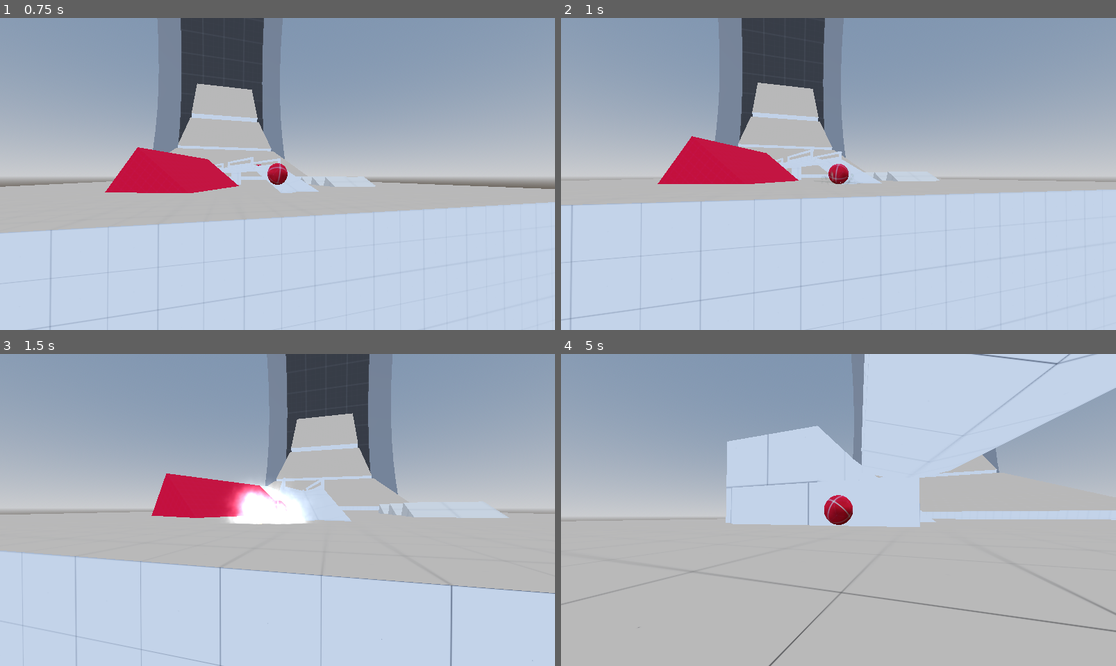
Above: before the commit, frames 1-4 (two rows, left to right).
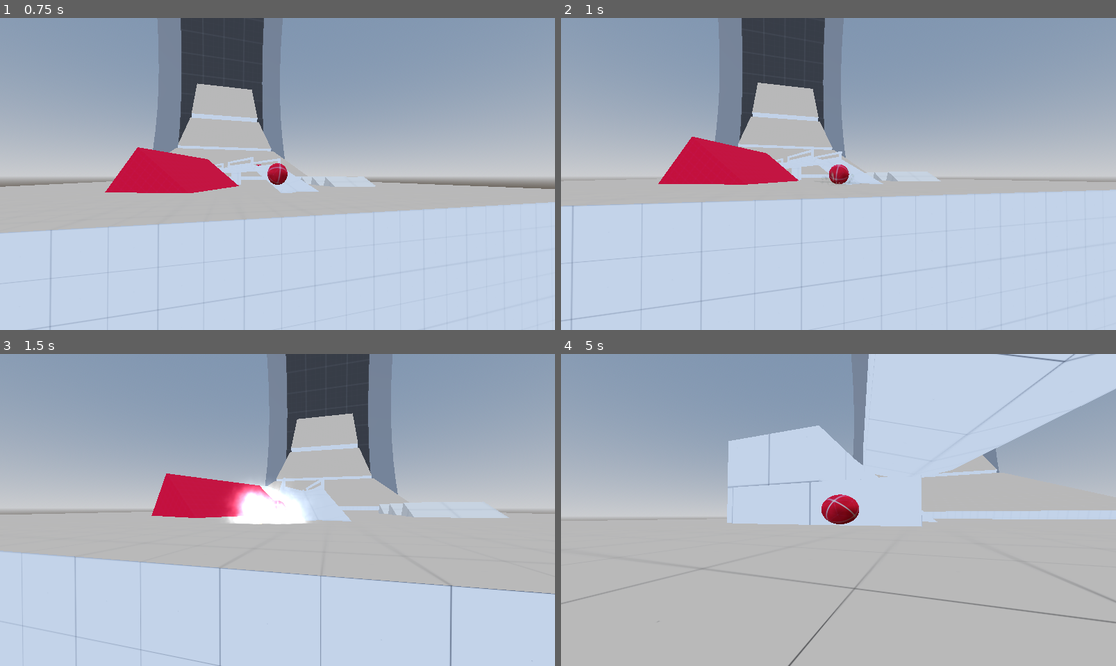
Above: after the commit, the same moments.

Repository: Bartticus/GMTK2025
Game: Godot game, scene res://Scenes/main/main.tscn
Two runs of this game, one before a commit and one after it. Both use one fixed random seed, a clock stepped at 60 frames per second and the inputs below.
Inputs (mouse positions are in pixels of both pictures, inside the frame that each line leads up to):
- Up to frame 1 (0.75 s): move the mouse to (305, 174) at 0.52 s; hold W (forward) from 0.53 s (still down); hold Space (drift) from 0.53 s (still down)
- Up to frame 2 (1 s): keep holding W (forward); keep holding Space (drift)
- Up to frame 3 (1.5 s): keep holding W (forward); move the mouse to (249, 510) at 1.27 s; release Space (drift) at 1.28 s; tap Mouse wheel down (wheel_down) at 1.35 s
- Up to frame 4 (5 s): keep holding W (forward); move the mouse to (849, 503) at 2.02 s; hold Mouse wheel up (wheel_up) 2.03-2.78 s; move the mouse to (832, 516) at 2.77 s; tap Space (drift) at 2.85 s; move the mouse to (877, 513) at 3.52 s; hold Mouse wheel down (wheel_down) 3.53-4.28 s; move the mouse to (794, 506) at 4.27 s; tap Mouse wheel up (wheel_up) at 4.35 s

Frame 1 is identical in both runs. In frame 2, 0.4% of the frame differs, in the area x 0-99%, y 5-100%; in frame 3, 0.4%; in frame 4, 2.0%, in the area x 0-100%, y 0-100%.

Commit message:
Squash on velocity change
Only triggers on changes in speed, not angle of movement

Diff:
--- a/Scenes/marble/visuals.gd
+++ b/Scenes/marble/visuals.gd
@@ -18,26 +18,31 @@
 @onready var squash_timer : float = 0.0
 @onready var squash_intensity : float = 0.0
 
+@onready var linear_velocity_lastframe : Vector3 = Vector3.ZERO
+
 func _ready() -> void:
 	top_level = true
 	impact_fx.top_level = true
 	impact_fx.visible = false
 
-func impact(intensity : float = 0.0, contact_position : Vector3 = Vector3.ZERO, normal : Vector3 = Vector3.ZERO)->void:#intensity is 0-1
+
+
+func impact(intensity : float = 0.0, contacted : bool = false, contact_position : Vector3 = Vector3.ZERO, normal : Vector3 = Vector3.ZERO)->void:#intensity is 0-1
 	squash_timer = squash_length
 	squash_intensity = lerpf(0.0, 1.5, intensity)
 
 	marble.camera.camera_shake = 1.0
-
-	var fx : Node3D = impact_fx.duplicate()
-	add_child(fx)
-	fx.visible = true
-	fx.global_position = contact_position
-	if not Vector3.UP.cross(-normal.normalized()).is_zero_approx():
-		fx.look_at(contact_position + normal)
-	fx.sprite.rotate_z(randf())
+	if contacted:
+		var fx : Node3D = impact_fx.duplicate()
+		add_child(fx)
+		fx.visible = true
+		fx.global_position = contact_position
+		if not Vector3.UP.cross(-normal.normalized()).is_zero_approx():
+			fx.look_at(contact_position + normal)
+		fx.sprite.rotate_z(randf())
 
 func visuals_handler(delta: float) -> void:
+
 	set_identity()
 	global_position = marble.global_position
 
@@ -65,14 +70,18 @@
 			contact_normal = state.get_contact_local_normal(i)
 		biggest_impulse = max(biggest_impulse, state.get_contact_impulse(i).length())
 
+	var velocity_change = (marble.linear_velocity-linear_velocity_lastframe).length() - 5.0#anthing lower isn't a change that'll make us squash
+	linear_velocity_lastframe = marble.linear_velocity
 
 	biggest_impulse -= impulse_minimum_impact
 	if biggest_impulse > 0.0:
 		var impact_scale = biggest_impulse / squash_distortion_max_velocity
 		impact_scale = min(impact_scale, 1.0)
-		impact(impact_scale, contact_position, contact_normal)
-	#else:
-		#contact_normal = Vector3.ZERO
+		impact(impact_scale, true, contact_position, contact_normal)
+	elif velocity_change > 0.0:
+			velocity_change = velocity_change / 15.0
+			velocity_change = min(velocity_change, 1.0)#now a lerp
+			impact(velocity_change)
 
 	var new_scale : Vector3 = Vector3.ONE
 	new_scale.z = lerpf(1.0, 1.0 + (0.2 * scale_distortion_scale), speed_factor)
--- a/project.godot
+++ b/project.godot
@@ -23,7 +23,6 @@
 
 window/size/viewport_width=960
 window/size/viewport_height=540
-window/size/mode=2
 
 [input]
 
